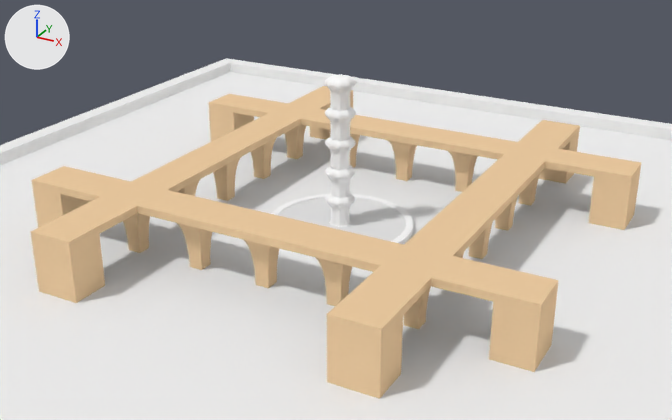
One commit to the Blender file data/levels/fountain/fountain.blend: the scene before it, then after it.
Both versions are drawn from a camera (50 mm lens) standing at (56.5, -103.9, 54.4) and looking at (0.7, -2.4, 3.7). The lights are fixed; the arrows at upper left show +X, +Y and +Z.

Before the edit, the objects in view are built like this:
```python
ob_curve = bpy.data.objects.new('Curve', me_column)
ob_curve.location = (-20.0, 21.0, 0.0)
ob_curve.rotation_euler = (1.571, 0.0, 4.712)  # degrees (90, 0, 270)
ob_curve_001 = bpy.data.objects.new('Curve.001', me_column)
ob_curve_001.location = (20.0, -19.0, 0.0)
ob_curve_001.rotation_euler = (1.571, 0.0, 7.854)  # degrees (90, 0, 90)
ob_curve_002 = bpy.data.objects.new('Curve.002', me_column)
ob_curve_002.location = (-20.0, -19.0, 0.0)
ob_curve_002.rotation_euler = (1.571, 0.0, 6.283)  # degrees (90, 0, 360)
ob_curve_003 = bpy.data.objects.new('Curve.003', me_cornercolumns)
ob_curve_003.location = (-20.0, 21.0, 0.0)
ob_curve_003.rotation_euler = (1.571, 0.0, -2.356)  # degrees (90, 0, -135)
ob_curve_005 = bpy.data.objects.new('Curve.005', me_column)
ob_curve_005.location = (20.0, 21.0, 0.0)
ob_curve_005.rotation_euler = (1.571, 0.0, 3.142)  # degrees (90, 0, 180)
ob_curve_010 = bpy.data.objects.new('Curve.010', me_cornercolumns)
ob_curve_010.location = (20.0, 21.0, 0.0)
ob_curve_010.rotation_euler = (1.571, 0.0, -3.927)  # degrees (90, 0, -225)
ob_watersurface = bpy.data.objects.new('WaterSurface', me_watersurface)
ob_watersurface.location = (0.0, 0.0, 1.0)
ob_watersurface.scale = (2.0, 2.0, 1.0)
# also in view: 'Curve.004' at (-26.0, -25.0, 4.0); 'Curve.006' at (26.0, -25.0, 4.0); 'FountainCore' at (0.0, 0.0, 2.5); 'FountainCore.001' at (0.0, 0.0, 13.2); 'Tube' at (0.0, 0.0, -1.0)
```
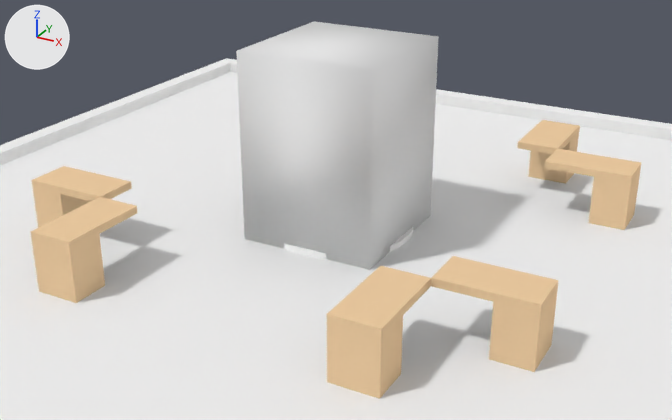
Where the newer file only moved an object's origin or applied its transform, the numbers keep the older frame.

What changed in the scene script:
```text
Add mat_material:
    mat_material = diffuse_material('Material')
    mat_material.base_color = (0.8, 0.8, 0.8)  # white #e7e7e7
Add me_cube:
    me_cube.from_pydata(...)  # a box spanning x -1.0..1.0, y -0.64..0.64, z -1.4..1.4
    me_cube.polygons.foreach_set('use_smooth', [True] * 6)
    me_cube.materials.append(mat_material)  # white #e7e7e7
Change ob_curve_003:
    add ob_curve_003.hide_set(True)  # its collection is switched off
Change ob_curve_002:
    add _m = ob_curve_002.modifiers.new('EdgeSplit', 'EDGE_SPLIT')
    add ob_curve_002.hide_set(True)  # its collection is switched off
Change ob_curve_001:
    add _m = ob_curve_001.modifiers.new('EdgeSplit', 'EDGE_SPLIT')
    add ob_curve_001.hide_set(True)  # its collection is switched off
Change ob_curve:
    add _m = ob_curve.modifiers.new('EdgeSplit', 'EDGE_SPLIT')
    add ob_curve.hide_set(True)  # its collection is switched off
Change ob_curve_005:
    add _m = ob_curve_005.modifiers.new('EdgeSplit', 'EDGE_SPLIT')
    add ob_curve_005.hide_set(True)  # its collection is switched off
Change ob_watersurface:
    add ob_watersurface.hide_set(True)  # its collection is switched off
Add ob_cube:
    ob_cube = bpy.data.objects.new('Cube', me_cube)
    ob_cube.location = (0.0, 0.0, 12.6)
    ob_cube.scale = (9.51, 15.0, 9.51)
```

Changed parts and their boxes [x1, y1, x2, y2] in the pictures (672 x 420 px):
'Cube', added: after [236, 22, 439, 270]
'Curve.001', hidden: before [137, 190, 452, 329]
'Curve.005', hidden: before [404, 142, 557, 292]
'Curve.002', hidden: before [101, 113, 301, 253]
'Curve', hidden: before [270, 104, 517, 192]
'WaterSurface', hidden: before [278, 198, 406, 241]
'Curve.003', hidden: before [209, 86, 353, 142]
'FountainCore.001', unchanged, covered by the edit: before [325, 74, 356, 198]
